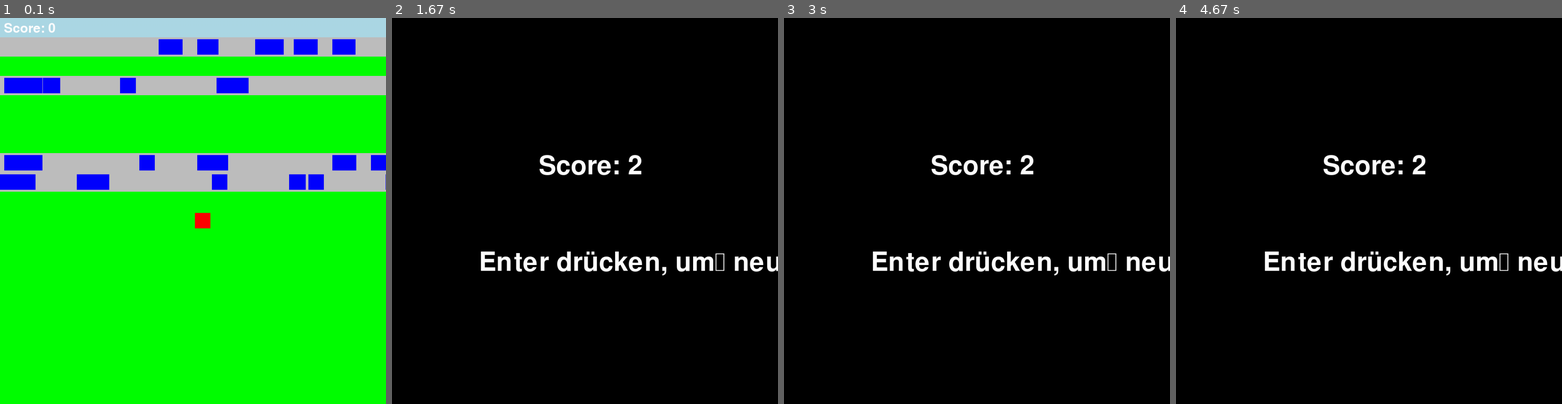
Above: before the commit, frames 1-4 (left to right).
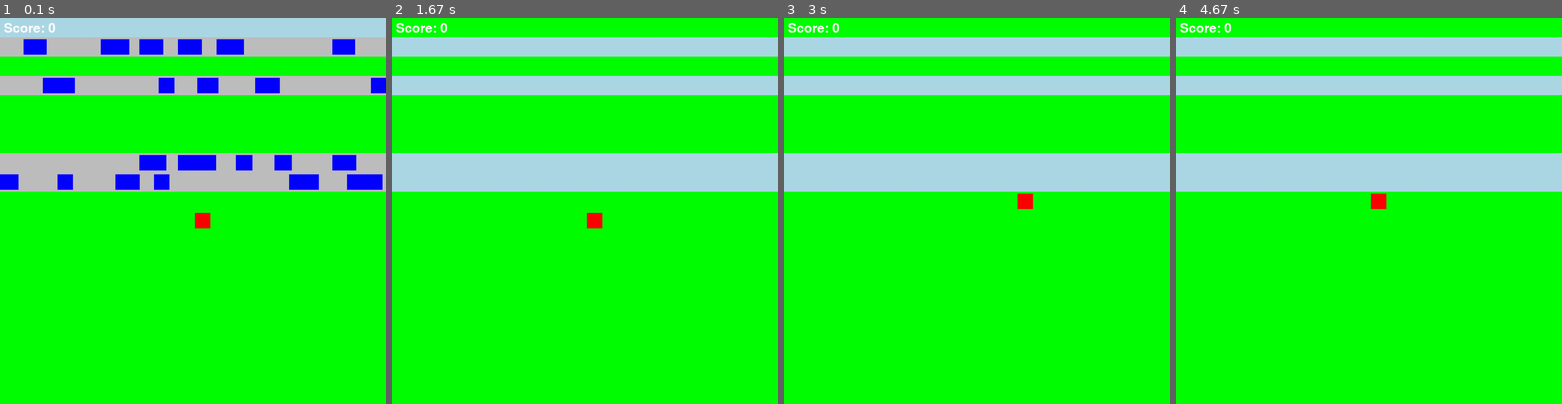
Above: after the commit, the same moments.

Repository: Konsti2709/Crossy-Road-Pygame
Game: pygame game, started from crossyroad.py
Two runs of this game, one before a commit and one after it. Both use one fixed random seed, a clock stepped at 60 frames per second and the inputs below.
Inputs:
- Up to frame 1 (0.1 s): no input
- Up to frame 2 (1.67 s): tap W at 0.33, 1.22 s; hold W 0.67-1.13 s; hold Right 0.67-1.13 s; tap Enter at 1.55 s
- Up to frame 3 (3 s): hold Right 1.88-2.35 s; hold Up 2.43-2.73 s; hold Right from 2.77 s (still down)
- Up to frame 4 (4.67 s): release Right at 3.23 s; hold Left 3.27-3.8 s; hold Down 3.83-4.13 s; hold Left 4.17-4.57 s; hold Up from 4.6 s (still down)

The runs differ from the first frame. In frame 1, 7.1% of the frame differs, in the area x 1-100%, y 5-45%; in frame 2, 100%, in the area x 0-100%, y 0-100%; in frame 3, 100%; in frame 4, 100%.

Commit message:
Strasse als Klasse
- Strassen sind jetzt eine eigene Klasse
- keine lange Liste der Autos mehr, denn jede Strasse hat ihre eigenen Autos

Diff:
--- a/crossyroad.py
+++ b/crossyroad.py
@@ -3,6 +3,7 @@
 import spielfeld
 import highscore
 from spieler import Spieler
+from strassen import Strasse
 
 # Initialisierung der Pygame-Module
 pygame.init()
@@ -58,9 +59,6 @@
 
     spieler = Spieler(start_x, start_y)
 
-    # Alle Listen und Dictionaries leeren
-    autos = []
-
     # Verschiebung und Score zurücksetzen
     score = 0
     frame_count = 0
@@ -68,7 +66,9 @@
     game_over = False
     top_10_gecheckt = False
 
-    spielfeld.neu_generieren(FENSTER, QUADRAT_HOEHE, QUADRAT_BREITE, autos)
+    spielfeld.reset()
+
+    spielfeld.neu_generieren(FENSTER, QUADRAT_HOEHE, QUADRAT_BREITE)
 
 
 def highscores_anzeigen():
@@ -142,7 +142,7 @@
                     # Überprüfen, ob Spielfeld verschoben werden muss
                     if spieler.y <= 10 * QUADRAT_HOEHE:
                         score += 1
-                        spielfeld.hochgehen(QUADRAT_BREITE, QUADRAT_HOEHE, autos)
+                        spielfeld.hochgehen(QUADRAT_BREITE, QUADRAT_HOEHE)
 
                     # Spieler normal bewegen
                     else:
@@ -172,17 +172,18 @@
 
     if not game_over:
         # Falls Kollision, Spiel beenden
-        if spielfeld.kollision_erkennen(spieler, autos):
+        if spielfeld.kollision_erkennen(spieler):
             game_over = True
 
-        # Autos bewegen
-        spielfeld.auto_bewegen(autos)
-
-        # Autos spawnen
-        spielfeld.auto_spawnen(QUADRAT_BREITE, QUADRAT_HOEHE, autos)
+        for strasse in spielfeld.strassen:
+            # Autos bewegen
+            strasse.auto_bewegen()
+
+            # Autos spawnens
+            strasse.auto_spawnen(SPIELFELD_BREITE)
 
         # Spielfeld neu zeichnen
-        spielfeld.generieren(FENSTER, QUADRAT_HOEHE, QUADRAT_BREITE, autos, spieler)
+        spielfeld.generieren(FENSTER, QUADRAT_HOEHE, QUADRAT_BREITE, spieler)
 
         # Score anzeigen
         score_anzeigen(50, (10, 10))
--- a/spielfeld.py
+++ b/spielfeld.py
@@ -1,39 +1,37 @@
 import pygame
 import random
-from autos import Auto
+from strassen import Strasse
 
 SPIELFELD_BREITE = 20
 SPIELFELD_HOEHE = 20
 
-gras = "green"
-strasse = "gray"
-wasser = "lightblue"
+farbe_gras = "green"
+farbe_strasse = "gray"
+farbe_wasser = "lightblue"
 
-BODEN = [gras, strasse, wasser]
+BODEN = [farbe_gras, farbe_strasse, farbe_wasser]
 
-strasse_richtungen = {}
-strasse_timer = {}
-strasse_intervalle = {}
+strassen = []
 spielfeld_map = []
 
 y_verschiebung = 0
 
 # Spielfeld generieren
-def generieren(FENSTER, QUADRAT_HOEHE, QUADRAT_BREITE, autos, spieler):
+def generieren(FENSTER, QUADRAT_HOEHE, QUADRAT_BREITE, spieler):
     FENSTER.fill("black")
 
     # Farbe festlegen und zeichnen
     for zeile in range(SPIELFELD_HOEHE):
         feld = spielfeld_map[zeile]
 
-        if feld == gras:
-            farbe = gras
+        if isinstance(feld, Strasse):
+            farbe = farbe_strasse
 
-        elif feld == strasse:
-            farbe = strasse
+        elif feld == farbe_gras:
+            farbe = farbe_gras
 
-        elif feld == wasser:
-            farbe = wasser
+        elif feld == farbe_wasser:
+            farbe = farbe_wasser
 
         # links oben x, links oben y, breite, höhe
         quadrat = pygame.Rect(0, zeile * QUADRAT_HOEHE, SPIELFELD_BREITE * QUADRAT_BREITE, QUADRAT_HOEHE)
@@ -42,12 +40,14 @@
         pygame.draw.rect(FENSTER, farbe, quadrat)
 
     # Autopositionen durchgehen
-    for auto in autos:
-        # Auto erstellen
-        quadrat = pygame.Rect(auto.x, auto.y + y_verschiebung, auto.breite, auto.hoehe)
+    for strasse in strassen:
+        for auto in strasse.autos:
 
-        # Auto zeichnen
-        pygame.draw.rect(FENSTER, "blue", quadrat)
+            # Auto erstellen
+            quadrat = pygame.Rect(auto.x, auto.y + y_verschiebung, auto.breite, auto.hoehe)
+
+            # Auto zeichnen
+            pygame.draw.rect(FENSTER, "blue", quadrat)
 
     # Spieler erstellen
     quadrat = pygame.Rect(spieler.x, spieler.y, spieler.breite, spieler.hoehe)
@@ -56,167 +56,75 @@
     pygame.draw.rect(FENSTER, "red", quadrat)
 
 
-def neu_generieren(FENSTER, QUADRAT_HOEHE, QUADRAT_BREITE, autos):
+def neu_generieren(FENSTER, QUADRAT_HOEHE, QUADRAT_BREITE):
+    strassen.clear()
+    spielfeld_map.clear()
+
     for zeile in range(SPIELFELD_HOEHE):
 
         # Farbe und Feld festlegen
         if zeile >= 10:
-            feld = gras
+            feld = farbe_gras
         else:
             feld = random.choice(BODEN)
-        if feld == gras:
-            farbe = gras
-        elif feld == strasse:
-            farbe = strasse
-        elif feld == wasser:
-            farbe = wasser
 
-        # links oben x, links oben y, breite, höhe
-        quadrat = pygame.Rect(0, zeile * QUADRAT_HOEHE, SPIELFELD_BREITE, QUADRAT_HOEHE)
-        # fenster, farbe, objekt
+        quadrat = pygame.Rect(0, zeile * QUADRAT_HOEHE, SPIELFELD_BREITE * QUADRAT_BREITE, QUADRAT_HOEHE)
 
-        pygame.draw.rect(FENSTER, farbe, quadrat)
-
-        # Spielfeld in Liste speichern
-        spielfeld_map.append(feld)
+        if feld == farbe_strasse:
+            pygame.draw.rect(FENSTER, farbe_strasse, quadrat)
+            neue_strasse = Strasse(zeile, QUADRAT_BREITE, QUADRAT_HOEHE)
+            strassen.append(neue_strasse)
+            spielfeld_map.append(neue_strasse)
+        elif feld == farbe_gras:
+            pygame.draw.rect(FENSTER, farbe_gras, quadrat)
+            spielfeld_map.append(feld)
+        elif feld == farbe_wasser:
+            pygame.draw.rect(FENSTER, farbe_wasser, quadrat)
+            spielfeld_map.append(feld)
 
     # Für jede Strasse Autos und Intervalle festlegen
-    for zeile in range(len(spielfeld_map)):
-        if spielfeld_map[zeile] == strasse:
-            strasse_befüllen(zeile, QUADRAT_BREITE, QUADRAT_HOEHE, autos)
-            intervall_festlegen(zeile)
+    for strasse in strassen:
+        strasse.befüllen(SPIELFELD_BREITE)
 
 
-def strasse_befüllen(zeile, QUADRAT_BREITE, QUADRAT_HOEHE, autos):
-    # Random Anzahl Autos und Richtung
-    anzahl_autos = random.randint(4, 6)
-    richtung = random.choice([-1, 1])
-    autos_in_der_zeile = []
+def kollision_erkennen(spieler):
+    # Spieler Rechteck holen
+    spieler_rechteck = pygame.Rect(spieler.x, spieler.y, spieler.breite, spieler.hoehe)
 
-    # Autos setzen
-    for auto in range(anzahl_autos):
+    # Autos durchgehen und Kollision prüfen
+    for strasse in strassen:
+        for auto in strasse.autos:
+            auto_rechteck = pygame.Rect(auto.x, auto.y + y_verschiebung, auto.breite, auto.hoehe)
 
-
-        max_versuche = 20
-
-        auto_y = zeile * QUADRAT_HOEHE + QUADRAT_HOEHE / 10 - y_verschiebung
-
-        for _ in range(max_versuche):
-            auto_x = random.randint(0, SPIELFELD_BREITE) * QUADRAT_BREITE + QUADRAT_BREITE / 10
-            neues_auto = Auto(auto_x, auto_y, richtung)
-
-            neues_rechteck = pygame.Rect(neues_auto.x, neues_auto.y, neues_auto.breite, neues_auto.hoehe)
-
-            kollidiert = False
-
-            for anderes_auto in autos_in_der_zeile:
-                anderes_rechteck = pygame.Rect(anderes_auto.x, anderes_auto.y, anderes_auto.breite, anderes_auto.hoehe)
-
-                if neues_rechteck.colliderect(anderes_rechteck):
-                      kollidiert = True
-                      break
-
-            if not kollidiert:
-                autos_in_der_zeile.append(neues_auto)
-                autos.append(neues_auto)
-                break
-
-
-    # Richtung der Strasse speichern für spätere Autos
-    strasse_richtungen[zeile] = richtung
-
-
-def intervall_festlegen(zeile):
-    # Random Intervall für Auto-Spawnen festlegen
-    intervall = random.randint(50, 200)
-
-    # Intervalle und Timer speichern
-    strasse_intervalle[zeile] = intervall
-    strasse_timer[zeile] = intervall
-
-
-def timer_runterzaehlen(zeile):
-    # Jeden Frame Timer runterzählen
-    strasse_timer[zeile] -= 1
-
-    if strasse_timer[zeile] <= 0:
-        # Neues Intervall festlegen
-        intervall_festlegen(zeile)
-        return True
+            # Kollision prüfen
+            if spieler_rechteck.colliderect(auto_rechteck):
+                return True
 
     return False
 
 
-def auto_spawnen(QUADRAT_BREITE, QUADRAT_HOEHE, autos):
-    for zeile in range(len(spielfeld_map)):
-        if spielfeld_map[zeile] == strasse:
-            # Wenn Timer abgelaufen, neues Auto spawnen
-            if timer_runterzaehlen(zeile):
-                # Richtung der Strasse holen
-                richtung = strasse_richtungen[zeile]
+def hochgehen(QUADRAT_BREITE, QUADRAT_HOEHE):
+    global y_verschiebung
 
-                auto = Auto(0, 0, richtung)
-
-                # Auto an der Seite spawnen
-                if richtung == 1:
-                    auto_x = -auto.breite
-
-                else:
-                    auto_x = SPIELFELD_BREITE * QUADRAT_BREITE + auto.breite
-
-                # Auto Y Position festlegen
-                auto_y = zeile * QUADRAT_HOEHE + QUADRAT_HOEHE / 10 - y_verschiebung
-
-                auto.x = auto_x
-                auto.y = auto_y
-
-                # Auto zur Liste hinzufügen
-                autos.append(auto)
+    y_verschiebung += QUADRAT_HOEHE
 
 
-def kollision_erkennen(spieler, autos):
-    # Spieler Rechteck holen
-    spieler_rechteck = pygame.Rect(spieler.x, spieler.y, spieler.breite, spieler.hoehe)
+    letztes_feld = spielfeld_map.pop(-1)
 
-    # Autos durchgehen und Kollision prüfen
-    for auto in autos:
-        auto_rechteck = pygame.Rect(auto.x, auto.y + y_verschiebung, auto.breite, auto.hoehe)
+    if isinstance(letztes_feld, Strasse):
+        strassen.pop(-1)
 
-        # Kollision prüfen
-        if spieler_rechteck.colliderect(auto_rechteck):
-            return True
+    neues_feld = random.choice(BODEN)
 
-    return False
-
-
-def auto_bewegen(autos):
-    for auto in autos:
-        auto.bewegen()
-
-
-def hochgehen(QUADRAT_BREITE, QUADRAT_HOEHE, autos):
-	global y_verschiebung
-
-	y_verschiebung += QUADRAT_HOEHE
-
-	spielfeld_map.pop(-1)
-	neues_feld = random.choice(BODEN)
-	spielfeld_map.insert(0, neues_feld)
-
-	# Alle Listen und Dictionaries updaten
-	for key in sorted(strasse_richtungen.keys(), reverse=True):
-		strasse_richtungen[key + 1] = strasse_richtungen.pop(key)
-
-	for key in sorted(strasse_intervalle.keys(), reverse=True):
-		strasse_intervalle[key + 1] = strasse_intervalle.pop(key)
-
-	for key in sorted(strasse_timer.keys(), reverse=True):
-		strasse_timer[key + 1] = strasse_timer.pop(key)
-
-	# Wenn neues Feld eine Strasse ist, Autos und Intervalle festlegen
-	if neues_feld == strasse:
-		strasse_befüllen(0, QUADRAT_BREITE, QUADRAT_HOEHE, autos)
-		intervall_festlegen(0)
+    # Wenn neues Feld eine Strasse ist, Autos und Intervalle festlegen
+    if neues_feld == farbe_strasse:
+        neue_zeile = -(y_verschiebung // QUADRAT_HOEHE)
+        neue_strasse = Strasse(neue_zeile, QUADRAT_BREITE, QUADRAT_HOEHE)
+        strassen.insert(0, neue_strasse)
+        spielfeld_map.insert(0, neue_strasse)
+        neue_strasse.befüllen(SPIELFELD_BREITE)
+    else:
+        spielfeld_map.insert(0, neues_feld)
 
 
 def reset():
@@ -228,3 +136,12 @@
     spielfeld_map = []
 
     y_verschiebung = 0
+
+
+def loop():
+    for strasse in strassen:
+        # Autos bewegen
+        strasse.auto_bewegen()
+
+        # Autos spawnens
+        strasse.auto_spawnen(SPIELFELD_BREITE)
--- /dev/null
+++ b/strassen.py
@@ -0,0 +1,83 @@
+import pygame
+import random
+from autos import Auto
+
+class Strasse:
+	def __init__(self, zeile, QUADRAT_BREITE, QUADRAT_HOEHE):
+		self.zeile = zeile
+		self.richtung = random.choice([-1, 1])
+		self.timer = random.randint(50, 200)
+		self.intervall = self.timer
+		self.autos = []
+
+		self.QUADRAT_BREITE = QUADRAT_BREITE
+		self.QUADRAT_HOEHE = QUADRAT_HOEHE
+
+
+	def befüllen(self, SPIELFELD_BREITE):
+		# Random Anzahl Autos
+		anzahl_autos = random.randint(4, 6)
+
+		# Autos setzen
+		for auto in range(anzahl_autos):
+			max_versuche = 20
+
+			auto_y = self.zeile * self.QUADRAT_HOEHE + self.QUADRAT_HOEHE / 10
+
+			for _ in range(max_versuche):
+				auto_x = random.randint(0, SPIELFELD_BREITE) * self.QUADRAT_BREITE + self.QUADRAT_BREITE / 10
+				neues_auto = Auto(auto_x, auto_y, self.richtung)
+
+				neues_rechteck = pygame.Rect(neues_auto.x, neues_auto.y, neues_auto.breite, neues_auto.hoehe)
+
+				kollidiert = False
+
+				for anderes_auto in self.autos:
+					anderes_rechteck = pygame.Rect(anderes_auto.x, anderes_auto.y, anderes_auto.breite, anderes_auto.hoehe)
+
+					if neues_rechteck.colliderect(anderes_rechteck):
+						kollidiert = True
+						break
+
+				if not kollidiert:
+					self.autos.append(neues_auto)
+					break
+
+
+	def timer_runterzaehlen(self):
+		# Jeden Frame Timer runterzählen
+		self.timer -= 1
+
+		if self.timer <= 0:
+			# Neues Intervall festlegen
+			self.timer = self.intervall
+			self.intervall = random.randint(50, 200)
+
+			return True
+
+		return False
+
+
+	def auto_spawnen(self, SPIELFELD_BREITE):
+		if self.timer_runterzaehlen():
+			auto = Auto(0, 0, self.richtung)
+
+			# Auto an der Seite spawnen
+			if self.richtung == 1:
+				x = -auto.breite
+
+			else:
+				x = SPIELFELD_BREITE * self.QUADRAT_BREITE + auto.breite
+
+			# Auto Y Position festlegen
+			y = self.zeile * self.QUADRAT_HOEHE + self.QUADRAT_HOEHE / 10
+
+			auto.x = x
+			auto.y = y
+
+			self.autos.append(auto)
+
+
+	def auto_bewegen(self):
+		for auto in self.autos:
+			auto.bewegen()
Binary file changed: crossyroad_highscores.db
